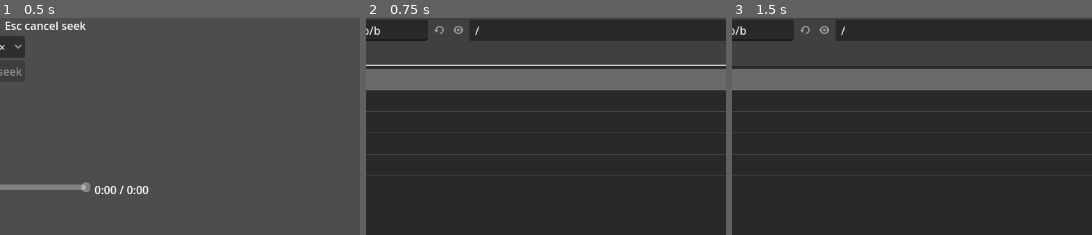
Above: before the commit, frames 1-3 (left to right).
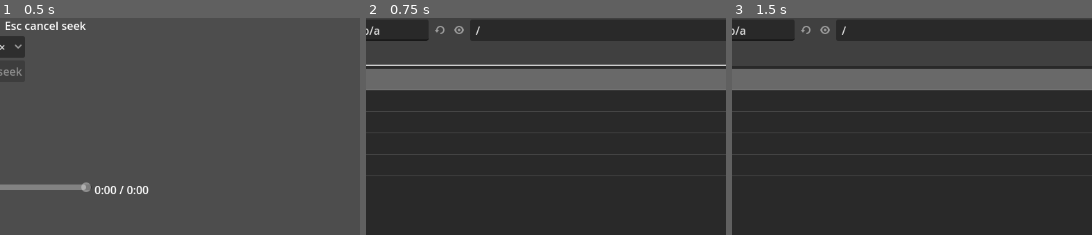
Above: after the commit, the same moments.

Repository: Ambiguous-Interactive/fortress-rollback-godot
Game: Godot game, scene res://examples/online/replay.tscn
Two runs of this game, one before a commit and one after it. Both use one fixed random seed, a clock stepped at 60 frames per second and the inputs below. The project has no main scene, so this scene is started directly.
Inputs (mouse positions are % of the whole screen's width and height, from its top left):
- Up to frame 1 (0.5 s): no input
- Up to frame 2 (0.75 s): click "Open replay" at 0.5 s
- Up to frame 3 (1.5 s): click (38, 80) at 1.27 s; type "12" at 1.35 s
The pictures show only the part of the screen within x 46-96%, y 9-59%; the shares and areas given below are measured in that part.

Frame 1 is identical in both runs. In frame 2, 0.2% of the frame differs, in the area x 2-32%, y 3-8%; in frame 3, 0.2%.

Commit message:
Show bounded replay provenance on hover

Diff:
--- a/examples/online/replay_scene.gd
+++ b/examples/online/replay_scene.gd
@@ -35,6 +35,23 @@
 };
 """
 
+
+class MetadataLabel:
+	extends Label
+
+	func _init() -> void:
+		mouse_filter = Control.MOUSE_FILTER_PASS
+
+	func _make_custom_tooltip(text: String) -> Object:
+		var tooltip: Label = Label.new()
+		tooltip.text = text
+		tooltip.autowrap_mode = TextServer.AUTOWRAP_WORD_SMART
+		tooltip.custom_minimum_size.x = 560.0
+		if is_inside_tree():
+			tooltip.custom_minimum_size.x = minf(560.0, maxf(1.0, get_viewport_rect().size.x - 32.0))
+		return tooltip
+
+
 var viewer: Viewer = Viewer.new()
 var _panel: VBoxContainer
 var _status: Label
@@ -83,7 +100,7 @@
 	var title: Label = Label.new()
 	title.text = "Watch an online or spectator recording | no server required"
 	panel.add_child(title)
-	_recording_metadata = Label.new()
+	_recording_metadata = MetadataLabel.new()
 	_recording_metadata.name = "RecordingMetadata"
 	_recording_metadata.clip_text = true
 	_recording_metadata.text_overrun_behavior = TextServer.OVERRUN_TRIM_ELLIPSIS
--- a/tests/unit/test_replay_viewer.gd
+++ b/tests/unit/test_replay_viewer.gd
@@ -566,6 +566,16 @@
 			context.equal(label.clip_text, true, "long file metadata cannot widen its row")
 			context.equal(label.text_overrun_behavior, TextServer.OVERRUN_TRIM_ELLIPSIS, "long metadata remains visibly truncated")
 			context.equal(label.tooltip_text, details, "tooltip exposes complete literal metadata")
+			context.equal(label.mouse_filter, Control.MOUSE_FILTER_PASS, "actual hover can reach recording metadata")
+			context.equal(label.has_method("_make_custom_tooltip"), true, "metadata hover provides bounded wrapping")
+			if label.has_method("_make_custom_tooltip"):
+				var tooltip: Label = label.call("_make_custom_tooltip", details) as Label
+				context.equal(tooltip != null, true, "tooltip remains plain text")
+				if tooltip != null:
+					context.equal(tooltip.text, details, "wrapped tooltip preserves every metadata character")
+					context.equal(tooltip.autowrap_mode, TextServer.AUTOWRAP_WORD_SMART, "long unbroken metadata can wrap")
+					context.equal(tooltip.custom_minimum_size.x <= 560, true, "tooltip width is bounded")
+					tooltip.free()
 			context.equal(label.text, node.viewer.recording_summary(), "visible summary follows selected file")
 		context.equal(node.viewer.checked_checksum_count(), 0, "provenance display does not validate recorded states")
 		node.viewer.step()
Binary file added: docs/images/replay-provenance.png
Not shown, changed: .llm/retrospectives/2026-11-01-client-inspection.md
Not shown, changed: .llm/skills/testing/references/infrastructure.md
Not shown, changed: CHANGELOG.md
Not shown, changed: docs/online-example.md
